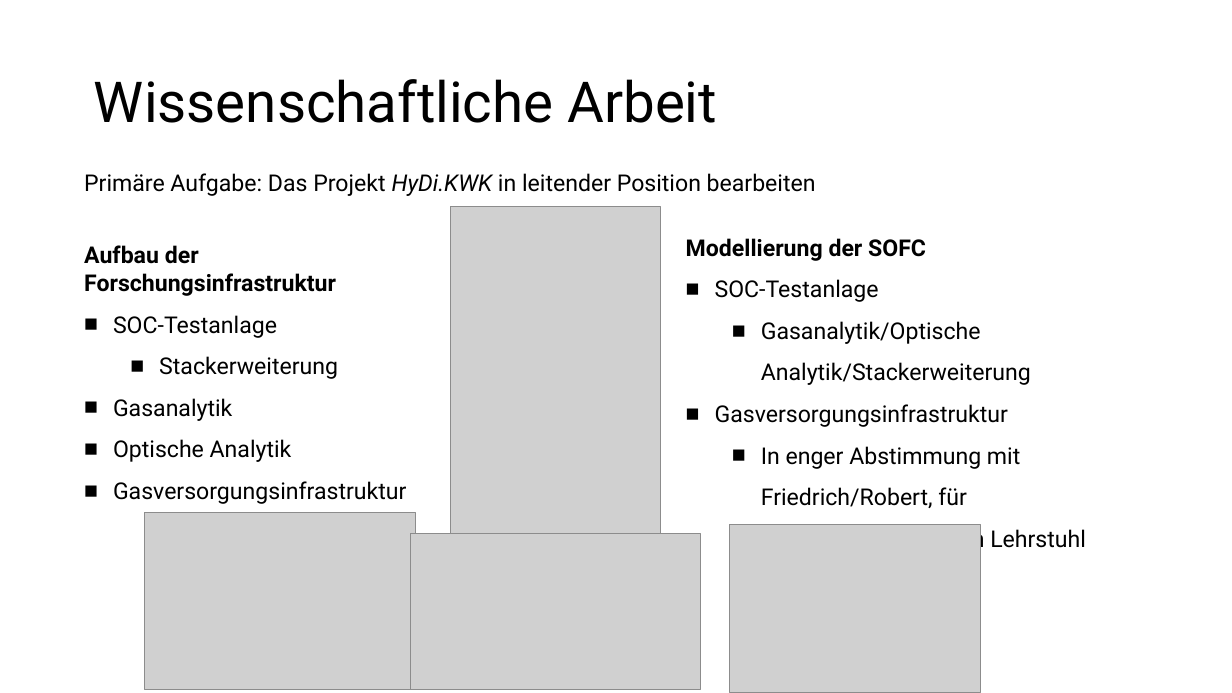
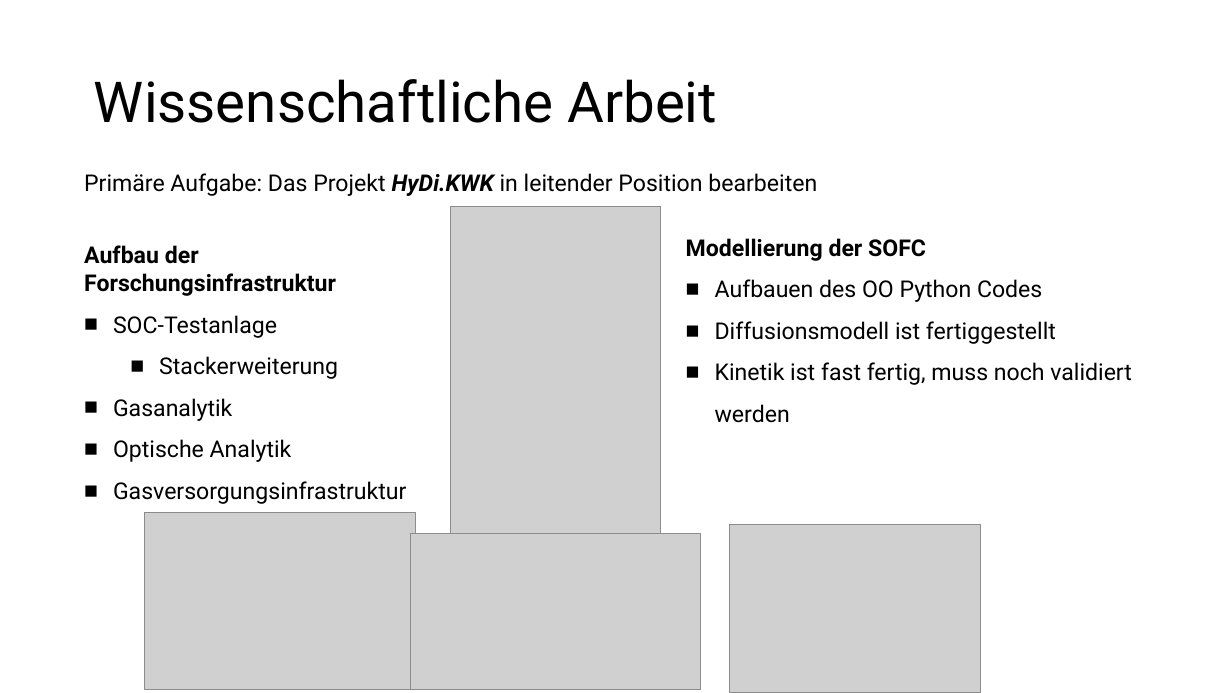
Before and after one commit to fatih4728/rSOC, a slide deck: slide 2 of Sketches.pptx (slide 3 before the commit). Drawn at 1232x693 pixels with LibreOffice and Linux fonts; fonts in the diff are those of the drawing; grey boxes stand for pictures. Boxes give left, top, right and bottom in pixels: in the first picture for what was removed or moved away, otherwise in the second. Text is boxed around its words. In the diff, an @@ line names an element or a change of style, - is before the commit and + after.

```diff
--- a/Sketches.pptx
+++ b/Sketches.pptx
@@ text "Primäre Aufgabe: Das Projekt HyDi.KWK ..." at (x1=84, y1=173, x2=817, y2=196): bold on in "HyDi.KWK" @@
@@ text at (x1=715, y1=279, x2=1132, y2=423): text changed @@
-■ SOC-Testanlage
-  ■ Gasanalytik/Optische Analytik/Stackerweiterung
-■ Gasversorgungsinfrastruktur
-  ■ In enger Abstimmung mit Friedrich/Robert, für Gewinnbringung beim Lehrstuhl
+■ Aufbauen des OO Python Codes
+■ Diffusionsmodell ist fertiggestellt
+■ Kinetik ist fast fertig, muss noch validiert werden
```
Also in this commit, not shown: 4 other slides changed, 1 slide removed, 1 other file.
